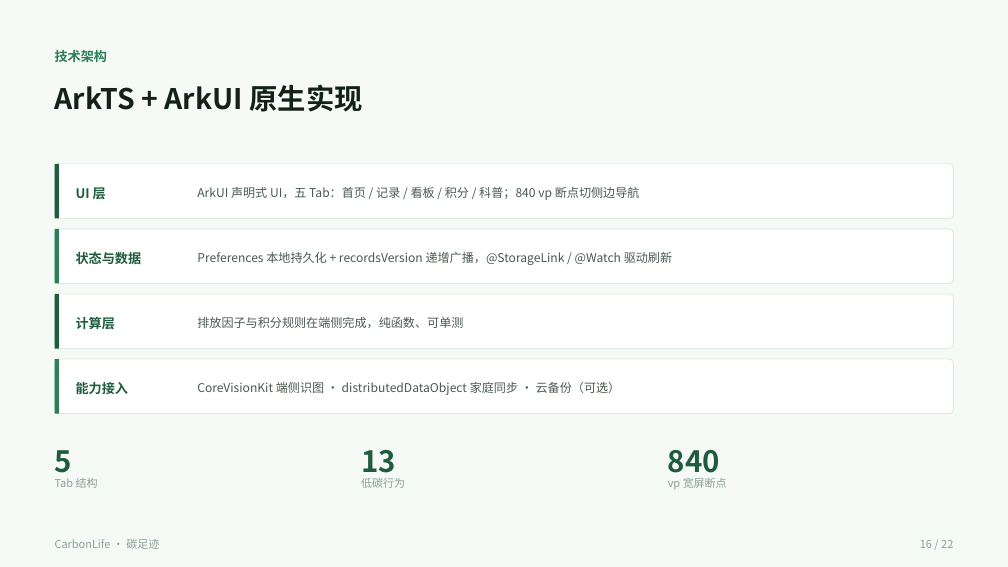
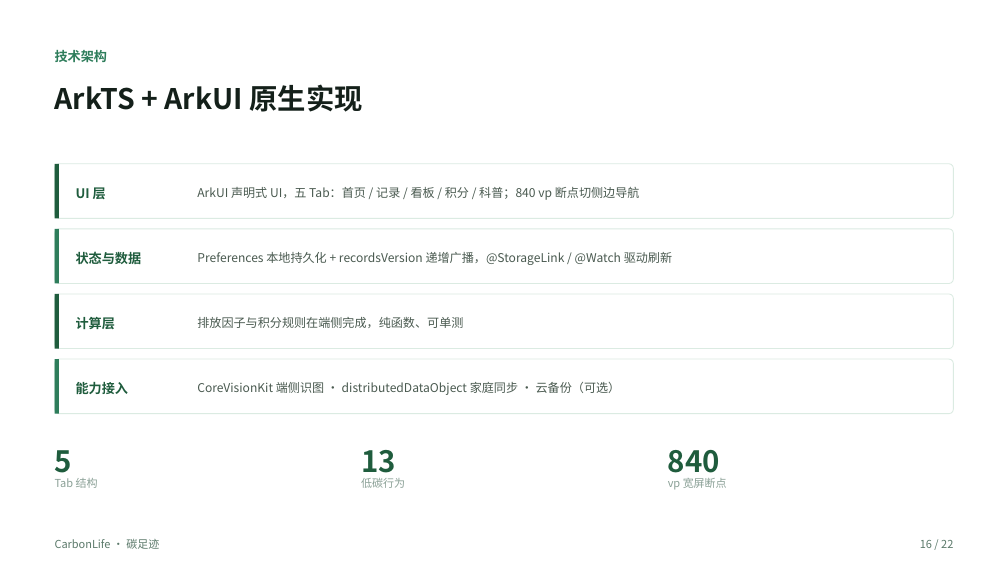
Before and after one commit to zyx-dc/CarbonLife, a slide deck: slide 16 of docs/tasks/ppt/CarbonLife-答辩PPT.pptx. Drawn at 1008x567 pixels with LibreOffice and Linux fonts; fonts in the diff are those of the drawing; background and template pictures are left out. Boxes give left, top, right and bottom in pixels: in the first picture for what was removed or moved away, otherwise in the second. Text is boxed around its words. In the diff, an @@ line names an element or a change of style, - is before the commit and + after.

```diff
--- a/docs/tasks/ppt/CarbonLife-答辩PPT.pptx
+++ b/docs/tasks/ppt/CarbonLife-答辩PPT.pptx
@@ rectangle removed at <box>0,0,1008,567</box> @@
@@ text "CarbonLife · 碳足迹" at <box>55,539,159,549</box>: text colour #8AA096 to #5C7A6B @@
@@ text "16 / 22" at <box>920,540,953,548</box>: text colour #8AA096 to #5C7A6B @@
```
Also in this commit, not shown: 21 other slides changed, 2 other files.
